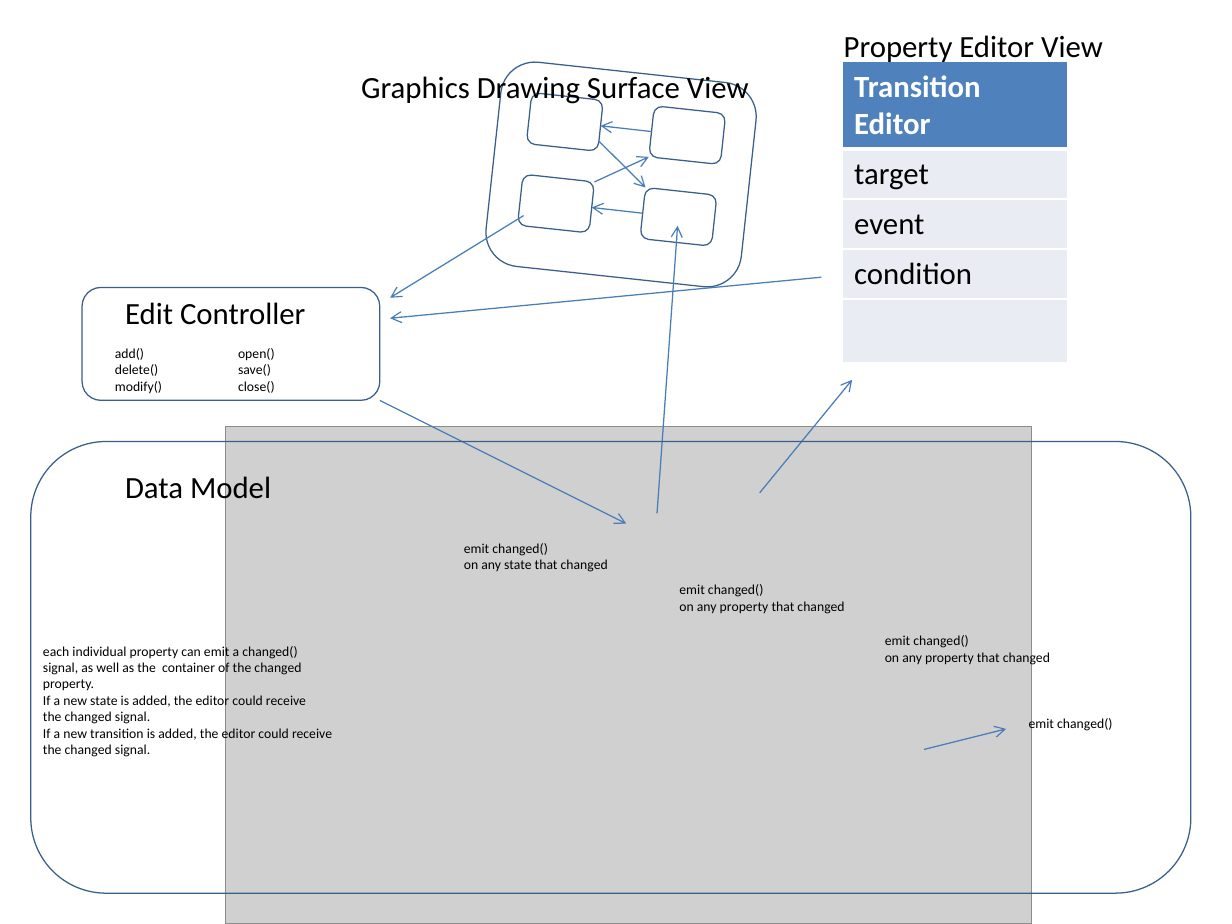
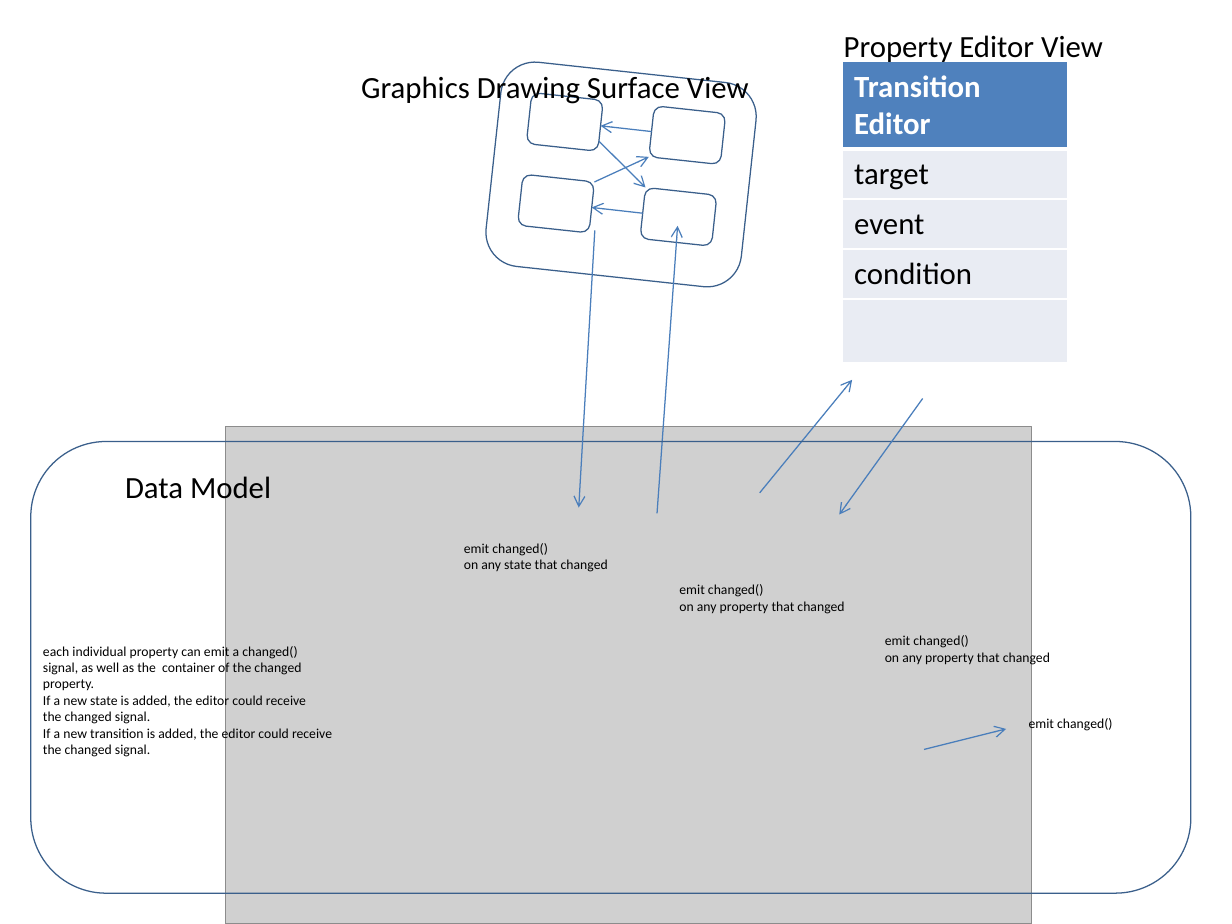
Before and after one commit to daviddrell/visualsc, a slide deck: slide 2 of design/design.pptx. Drawn at 1232x924 pixels with LibreOffice and Linux fonts; fonts in the diff are those of the drawing; grey boxes stand for pictures. Boxes give left, top, right and bottom in pixels: in the first picture for what was removed or moved away, otherwise in the second. Text is boxed around its words. In the diff, an @@ line names an element or a change of style, - is before the commit and + after.

Commit message:
updated the design diagram

```diff
--- a/design/design.pptx
+++ b/design/design.pptx
@@ arrow removed from (524, 216) to (391, 298) @@
@@ arrow added from (595, 230) to (579, 508), #4B7EBC 0.75 pt @@
@@ rounded rectangle removed at [83,287,381,400] @@
@@ arrow removed from (822, 277) to (391, 318) @@
@@ text removed at [125,302,305,325] @@
-Edit Controller
@@ text removed at [115,348,162,394] @@
-add()
-delete()
-modify()
@@ text removed at [238,348,275,393] @@
-open()
-save()
-close()
@@ arrow removed from (379, 400) to (626, 524) @@
@@ arrow added from (923, 398) to (839, 515), #4B7EBC 0.75 pt @@
```
